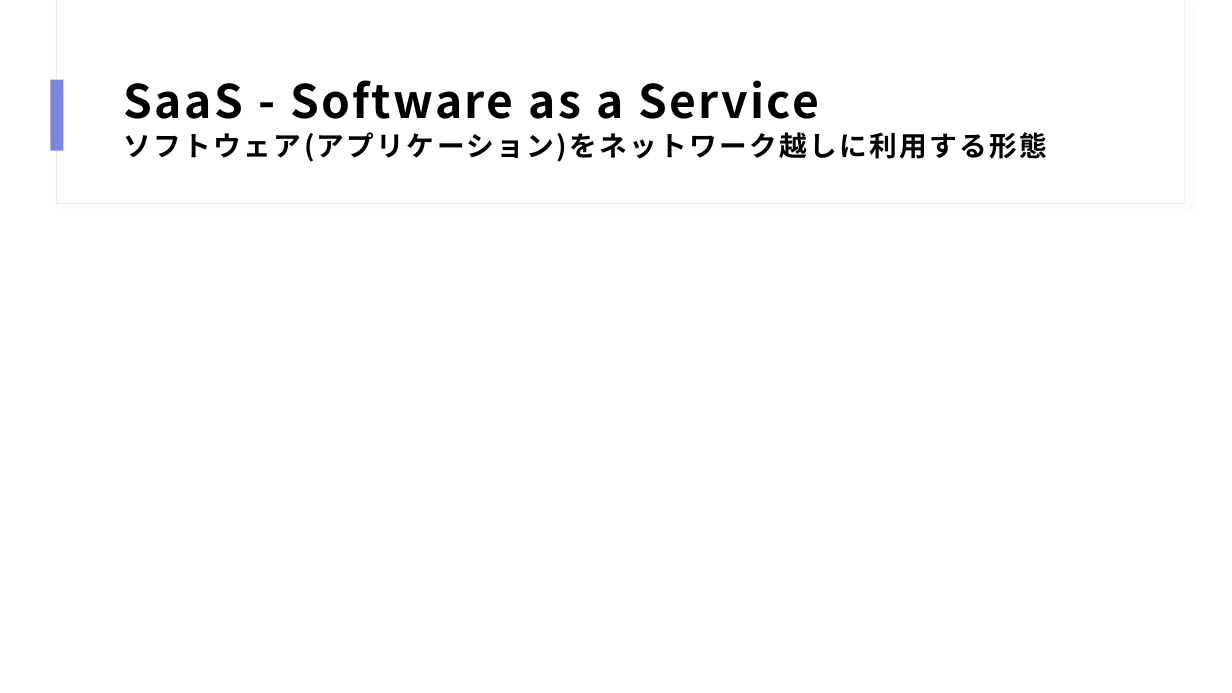
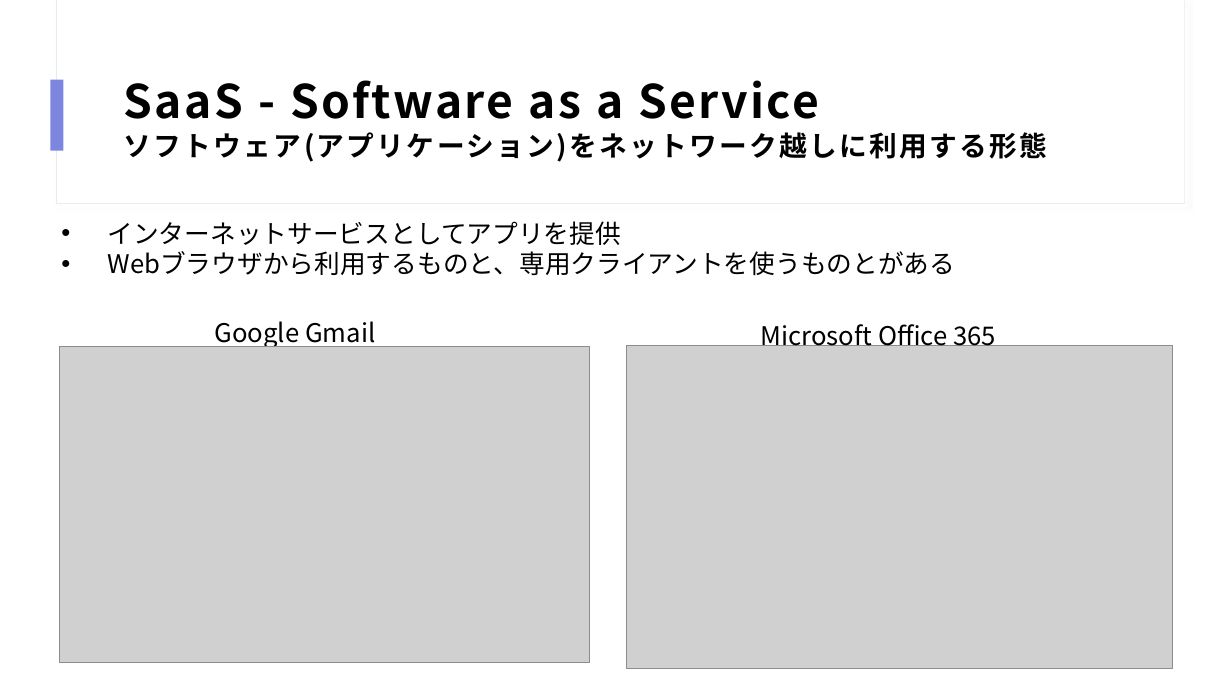
Before and after one commit to HiroyukiShimoda/itms8, a slide deck: slide 9 of cloud-aws.pptx (slide 6 before the commit). Drawn at 1232x693 pixels with LibreOffice and Linux fonts; fonts in the diff are those of the drawing; grey boxes stand for pictures. Boxes give left, top, right and bottom in pixels: in the first picture for what was removed or moved away, otherwise in the second. Text is boxed around its words. In the diff, an @@ line names an element or a change of style, - is before the commit and + after.

```diff
--- a/cloud-aws.pptx
+++ b/cloud-aws.pptx
@@ text added at [108,221,956,275], 20 pt, text #000000 @@
+• インターネットサービスとしてアプリを提供
+• Webブラウザから利用するものと、専用クライアントを使うものとがある
@@ text added at [215,321,375,349], 20 pt, text #000000 @@
+Google Gmail
@@ text added at [760,324,996,352], 20 pt, text #000000 @@
+Microsoft Office 365
@@ picture added at [59,347,590,663] @@
@@ picture added at [627,346,1173,668] @@
```
Also in this commit, not shown: 7 other slides changed, 14 slides added, 3 slides removed.
